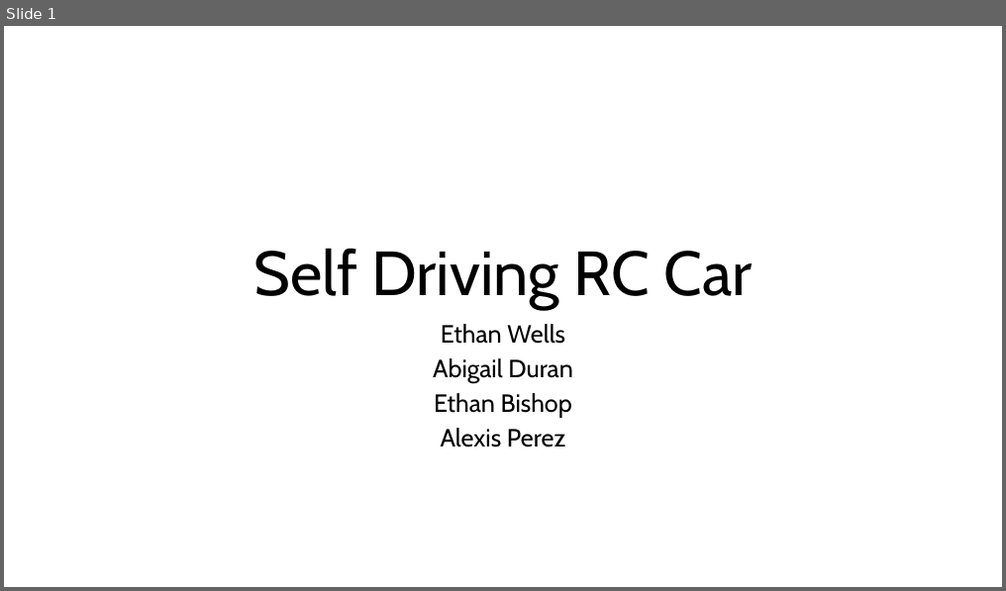
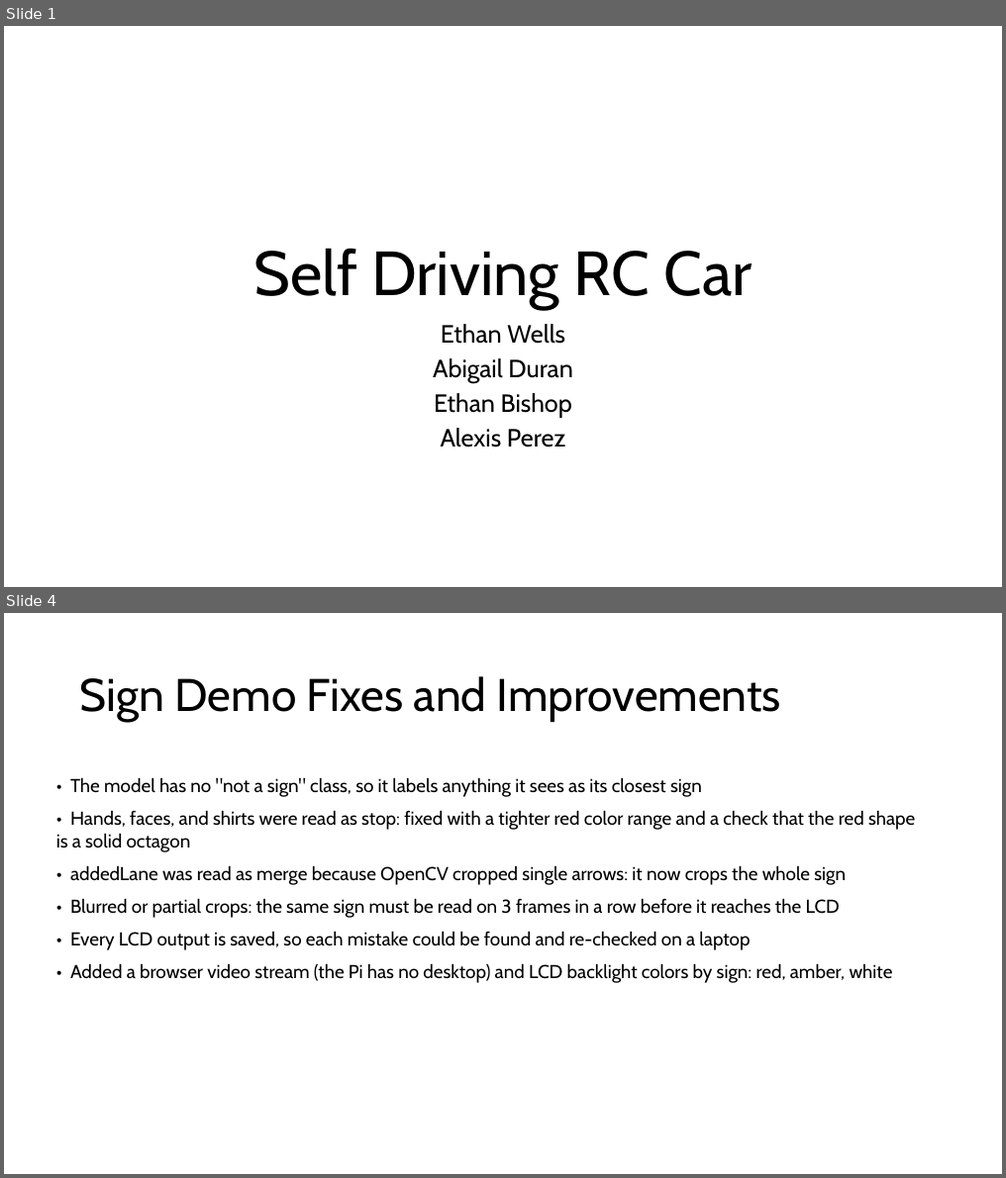
Before and after one commit to EthanWellsSr/BuggyBot, a slide deck: Weekly Reports/Self-Driving-RC-Car.pptx. Shown one above the other, each under a label of ours: slide 1 before the commit, slides 1 and 4 after it; the slides between them are not shown. The pictures are 1006x591 and 1006x1178 pixels, drawn with LibreOffice and Linux fonts; fonts in the diff are those of the drawing. Boxes give left, top, right and bottom in pixels: in the first picture for what was removed or moved away, otherwise in the second. Text is boxed around its words. In the diff, an @@ line names an element or a change of style, - is before the commit and + after.

```diff
--- a/Weekly Reports/Self-Driving-RC-Car.pptx
+++ b/Weekly Reports/Self-Driving-RC-Car.pptx
@@ slide 4 added at [4,613,1002,1174], background #FFFFFF @@
@@ title added at [80,676,781,722], 44 pt, text #000000 @@
+Sign Demo Fixes and Improvements
@@ text added at [56,777,915,983], 18 pt, text #000000 @@
+• The model has no "not a sign" class, so it labels anything it sees as its closest sign
+• Hands, faces, and shirts were read as stop: fixed with a tighter red color range and a check that the red shape is a solid octagon
+• addedLane was read as merge because OpenCV cropped single arrows: it now crops the whole sign
+• Blurred or partial crops: the same sign must be read on 3 frames in a row before it reaches the LCD
+• Every LCD output is saved, so each mistake could be found and re-checked on a laptop
+• Added a browser video stream (the Pi has no desktop) and LCD backlight colors by sign: red, amber, white
```
Also in this commit, not shown: 3 slides changed, 7 other slides added, 10 slides removed.
